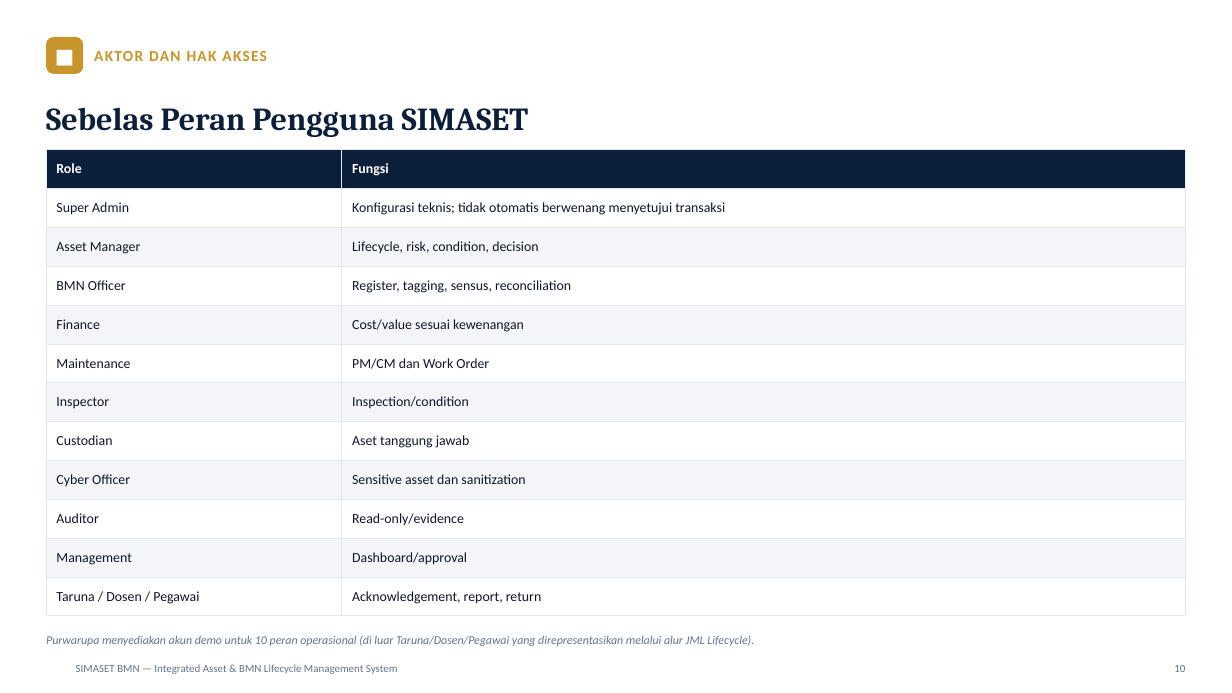
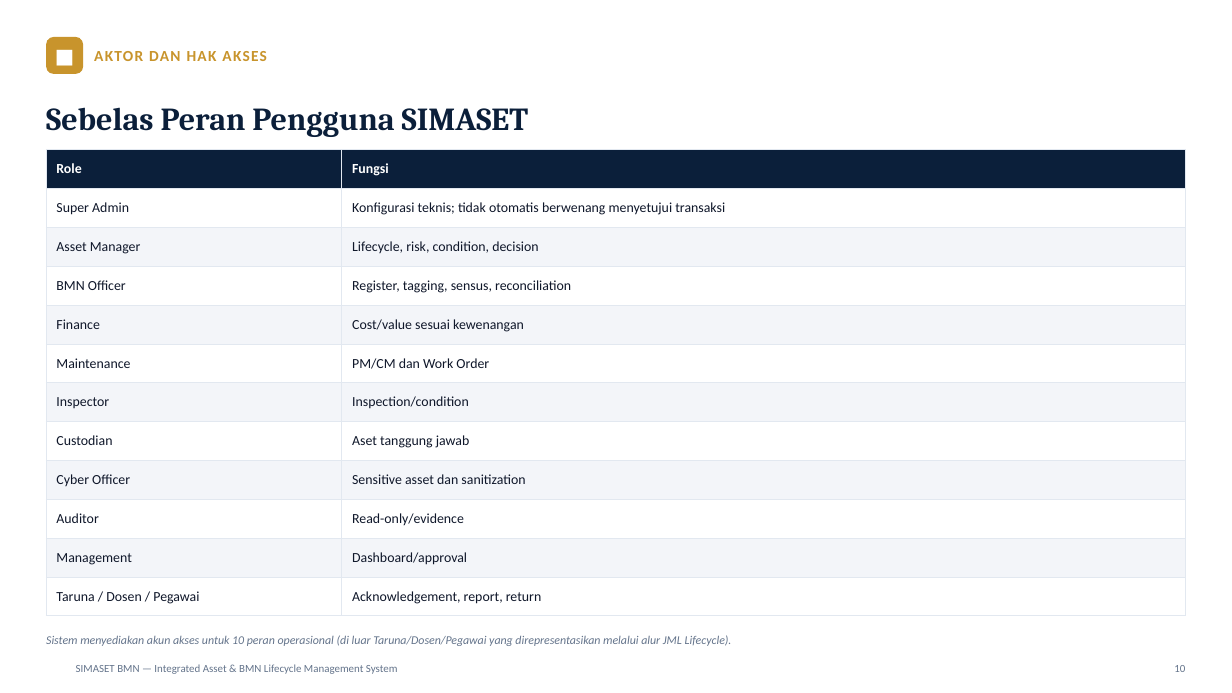
Before and after one commit to DrOsmond-STU/asetmanajemen, a slide deck: slide 11 of docs/SIMASET-BMN-Presentasi.pptx. Drawn at 1232x693 pixels with LibreOffice and Linux fonts; fonts in the diff are those of the drawing; background and template pictures are left out. Boxes give left, top, right and bottom in pixels: in the first picture for what was removed or moved away, otherwise in the second. Text is boxed around its words. In the diff, an @@ line names an element or a change of style, - is before the commit and + after.

```diff
--- a/docs/SIMASET-BMN-Presentasi.pptx
+++ b/docs/SIMASET-BMN-Presentasi.pptx
@@ text at (46, 635, 732, 646): text changed @@
-Purwarupa menyediakan akun demo untuk 10 peran operasional (di luar Taruna/Dosen/Pegawai yang direpresentasikan melalui alur JML Lifecycle).
+Sistem menyediakan akun akses untuk 10 peran operasional (di luar Taruna/Dosen/Pegawai yang direpresentasikan melalui alur JML Lifecycle).
```
Also in this commit, not shown: 22 other slides changed, 4 other files.
